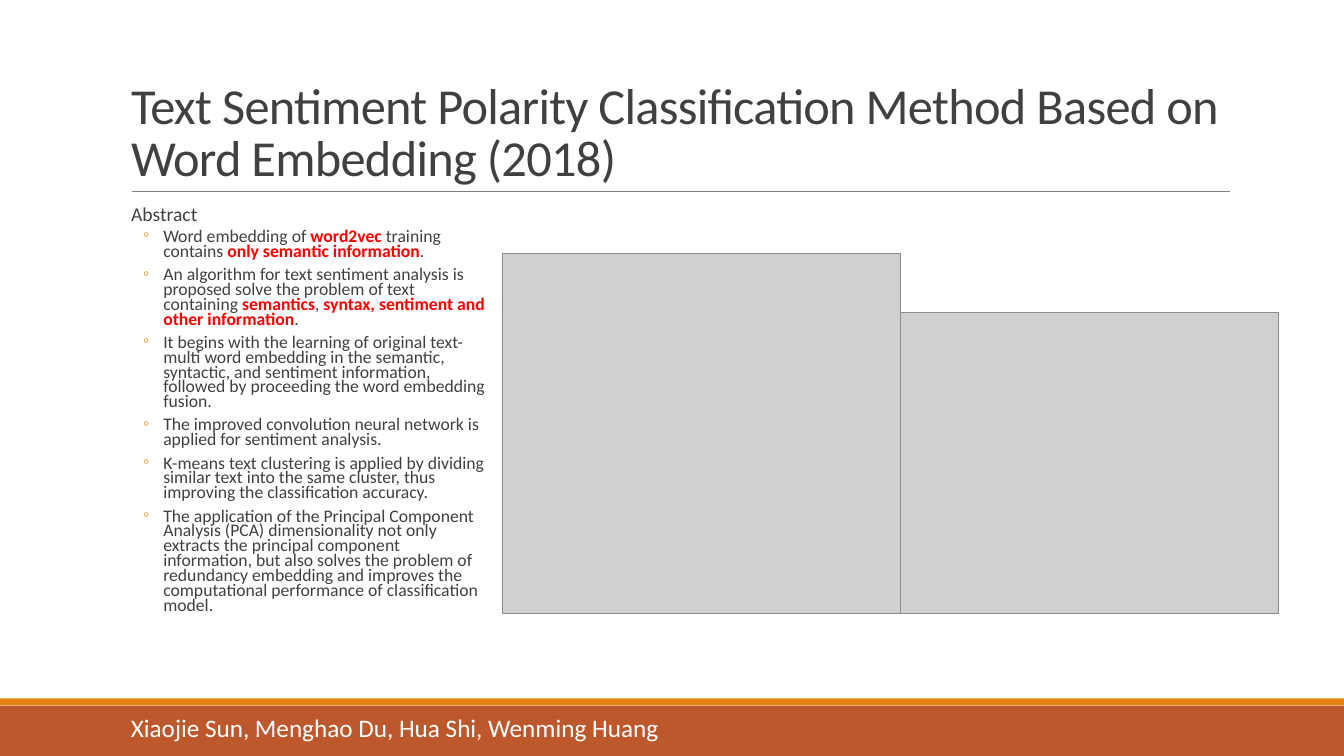
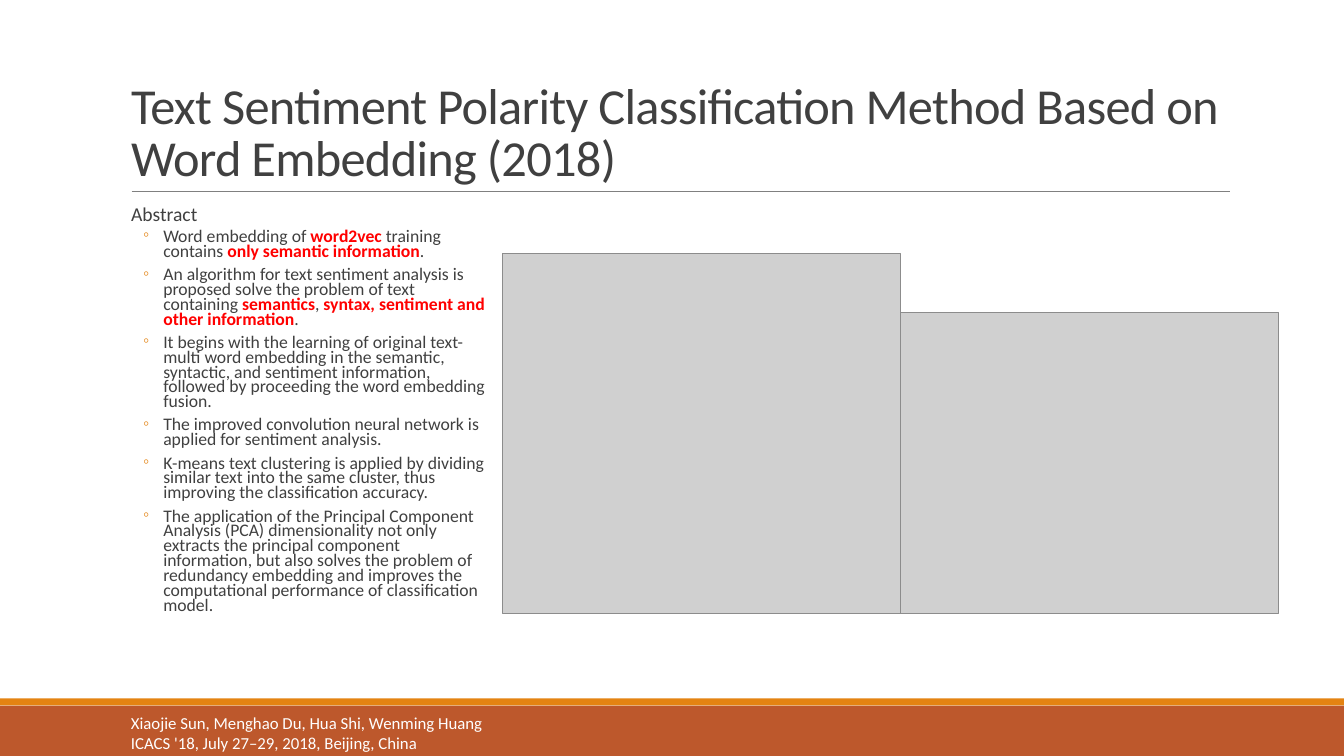
Before and after one commit to liangxh/grad, a slide deck: slide 10 of [报告] Text Emotion Detection.pptx. Drawn at 1344x756 pixels with LibreOffice and Linux fonts; fonts in the diff are those of the drawing; grey boxes stand for pictures. Boxes give left, top, right and bottom in pixels: in the first picture for what was removed or moved away, otherwise in the second. Text is boxed around its words. In the diff, an @@ line names an element or a change of style, - is before the commit and + after.

```diff
--- a/[报告] Text Emotion Detection.pptx
+++ b/[报告] Text Emotion Detection.pptx
@@ text at (131,717,482,732): size 18 to 12 pt in "Xiaojie Sun, Menghao Du, Hua Shi, Wenming ..." @@
@@ text at (131,737,416,752): paragraph added @@
+ICACS '18, July 27–29, 2018, Beijing, China
```
Also in this commit, not shown: 11 other slides changed, 3 slides added, 5 other files.
